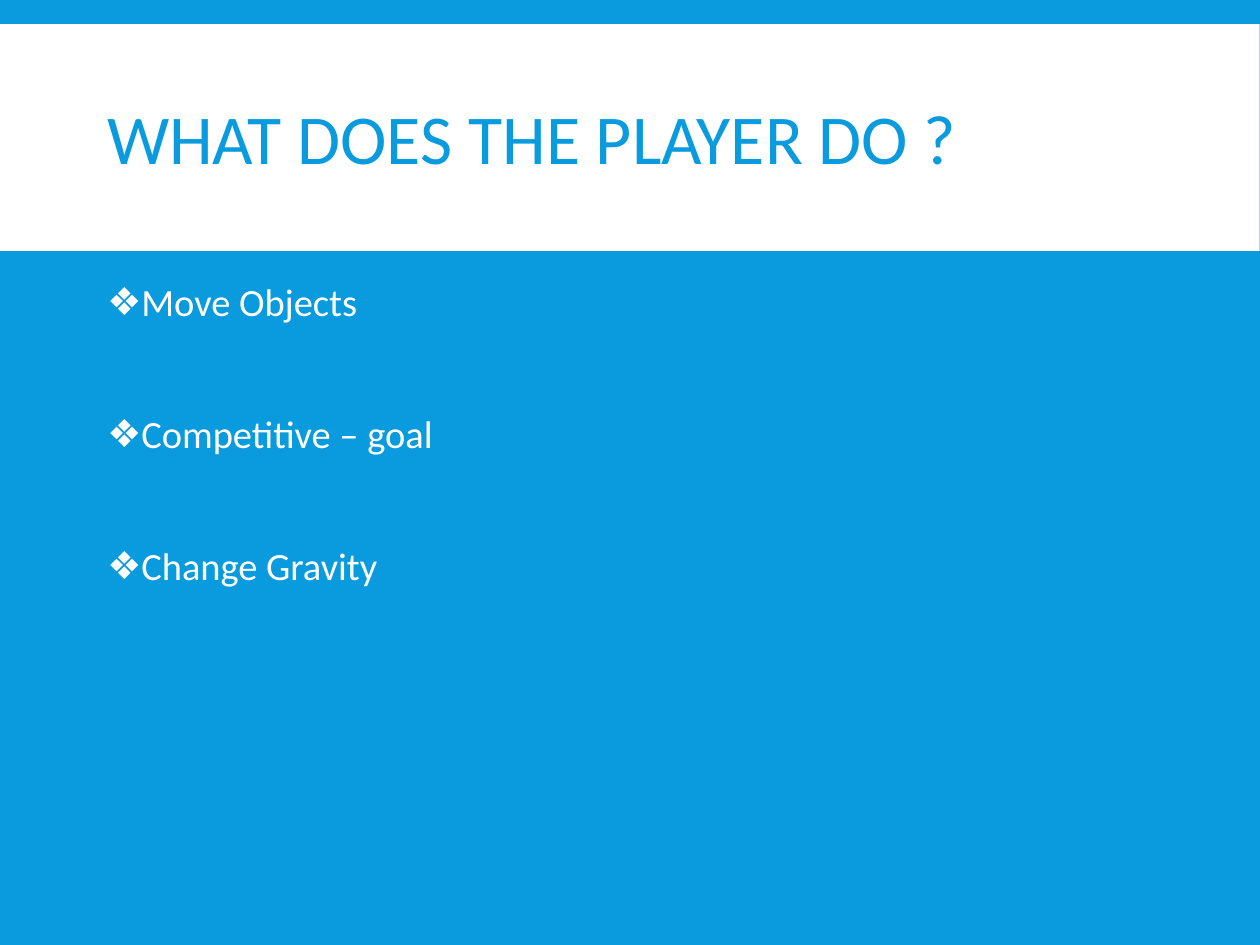
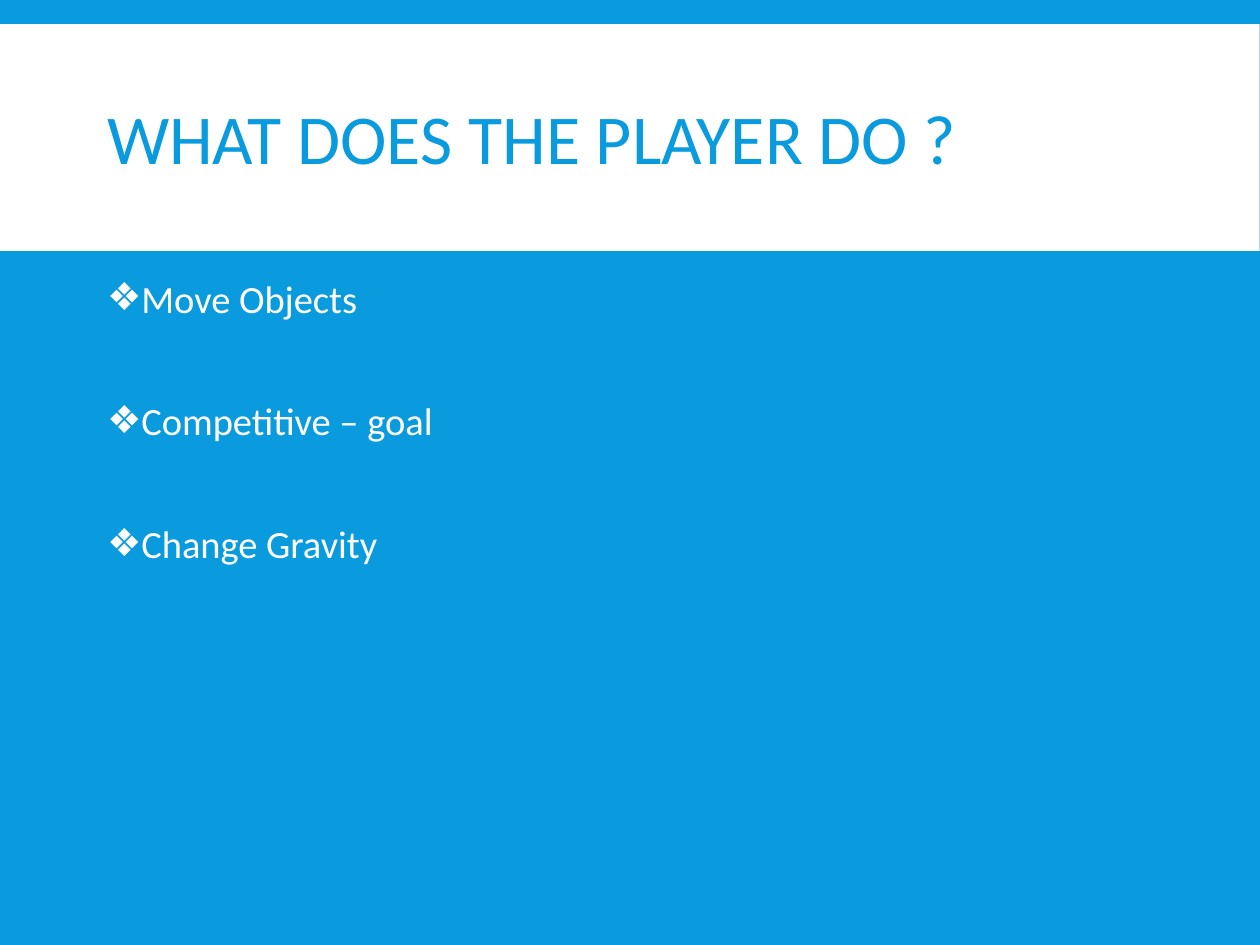
Before and after one commit to UoSGamesGroups/second-semester-s2-group-6, a slide deck: slide 8 of Presentation/L4-5 Group 6 Second pres.pptx (slide 7 before the commit). Drawn at 1260x945 pixels with LibreOffice and Linux fonts; fonts in the diff are those of the drawing. Boxes give left, top, right and bottom in pixels: in the first picture for what was removed or moved away, otherwise in the second. Text is boxed around its words. In the diff, an @@ line names an element or a change of style, - is before the commit and + after.

```diff
--- a/Presentation/L4-5 Group 6 Second pres.pptx
+++ b/Presentation/L4-5 Group 6 Second pres.pptx
@@ text "Move Objects" at (x1=141, y1=286, x2=432, y2=565): line spacing 0.9 to 0.8 @@
```
Also in this commit, not shown: 2 other slides changed, 1 slide added, 1 slide removed, 2 other files.
